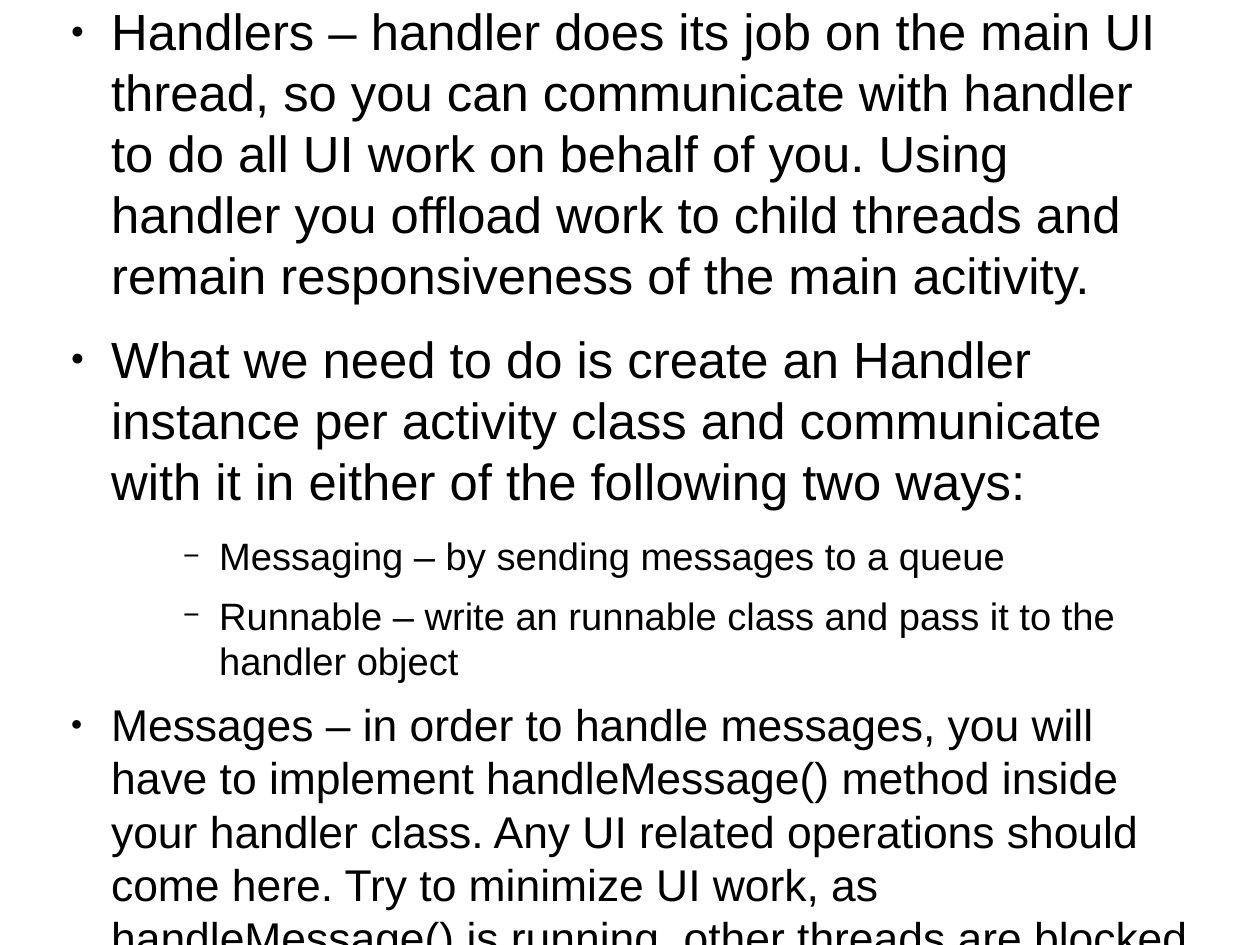
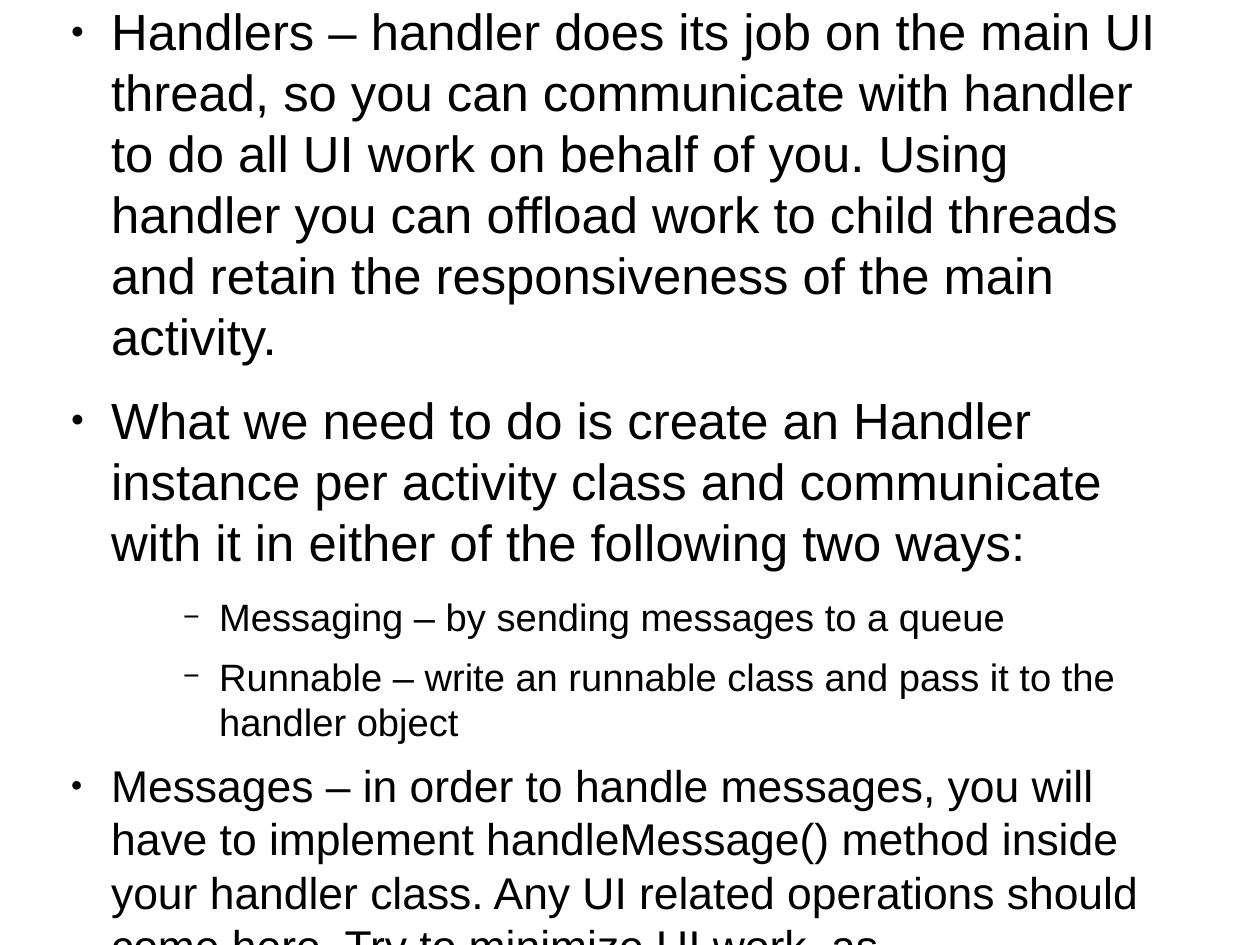
Before and after one commit to thegreatdao/testa, a slide deck: slide 16 of assets/android2.odp. Drawn at 1260x945 pixels with LibreOffice and Linux fonts; fonts in the diff are those of the drawing. Boxes give left, top, right and bottom in pixels: in the first picture for what was removed or moved away, otherwise in the second. Text is boxed around its words. In the diff, an @@ line names an element or a change of style, - is before the commit and + after.

```diff
--- a/assets/android2.odp
+++ b/assets/android2.odp
@@ text at bbox=[111, 13, 1156, 366]: text changed @@
-● Handlers – handler does its job on the main UI thread, so you can communicate with handler to do all UI work on behalf of you. Using handler you offload work to child threads and remain responsiveness of the main acitivity.
+● Handlers – handler does its job on the main UI thread, so you can communicate with handler to do all UI work on behalf of you. Using handler you can offload work to child threads and retain the responsiveness of the main activity.
```
Also in this commit, not shown: 6 slides added, 1 slide removed, 4 other files.
